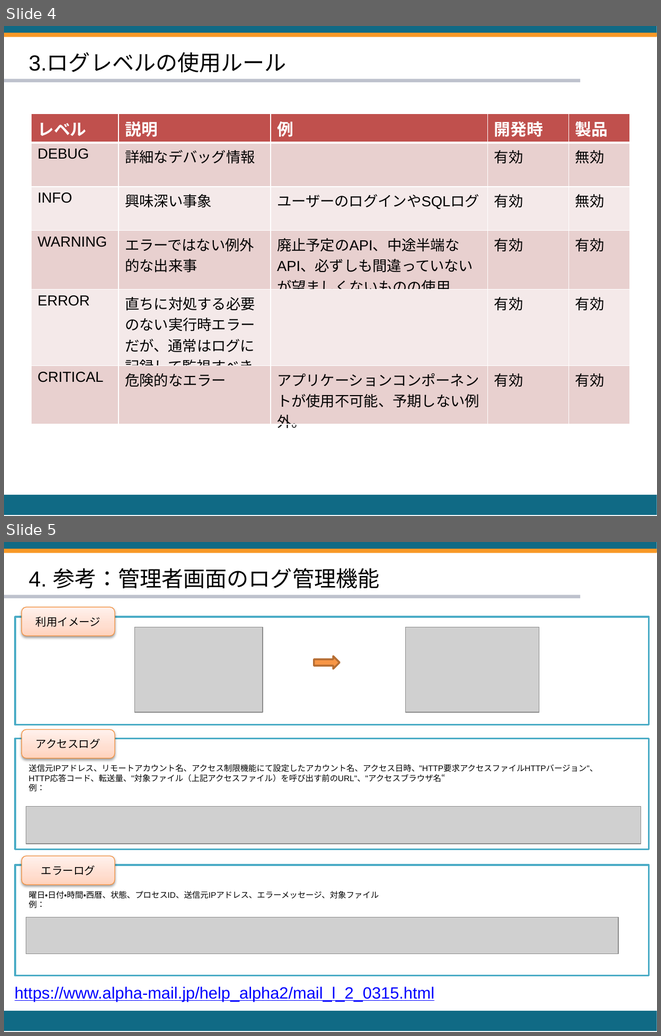
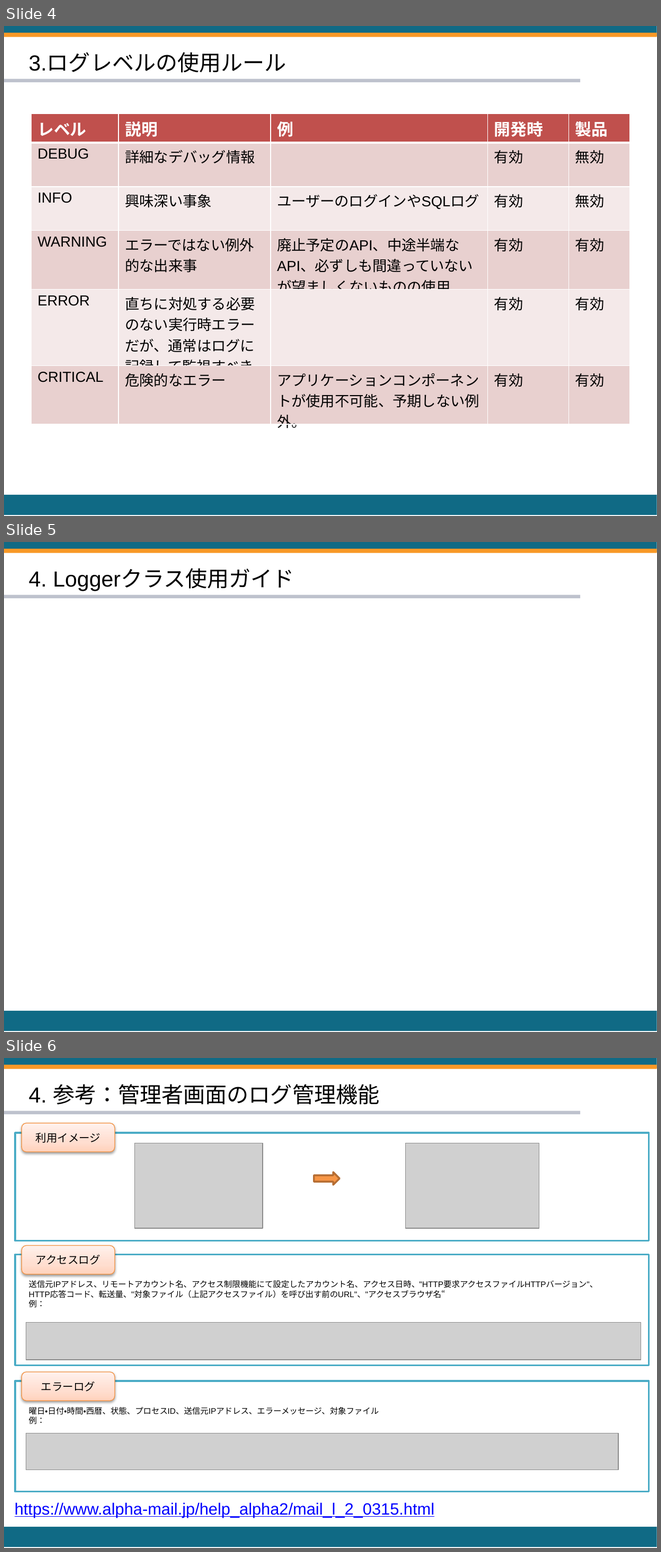
Before and after one commit to HACHIX-CORPORATION/CodingRules, a slide deck: ログルール/Webシステムのログルール.pptx. Shown one above the other, each under a label of ours: slides 4 and 5 before the commit, slides 4, 5 and 6 after it. The pictures are 661x1036 and 661x1552 pixels, drawn with LibreOffice and Linux fonts; fonts in the diff are those of the drawing; grey boxes stand for pictures. Boxes give left, top, right and bottom in pixels: in the first picture for what was removed or moved away, otherwise in the second. Text is boxed around its words. In the diff, an @@ line names an element or a change of style, - is before the commit and + after.

```diff
--- a/ログルール/Webシステムのログルール.pptx
+++ b/ログルール/Webシステムのログルール.pptx
@@ slide 5 added at (4,542,657,1032), background #FFFFFF @@
@@ rectangle added at (4,542,657,552), fill #106A85 @@
@@ rectangle added at (4,548,657,553), fill #F89926 @@
@@ text added at (29,569,294,591), 24 pt, text #000000 @@
+4. Loggerクラス使用ガイド
@@ rectangle added at (4,595,581,598), fill #BEC2CD @@
@@ rectangle added at (4,1011,657,1031), fill #106A85 @@
@@ what was slide 5 is now slide 6 @@
```
Also in this commit, not shown: 2 slides changed, 1 other file.
